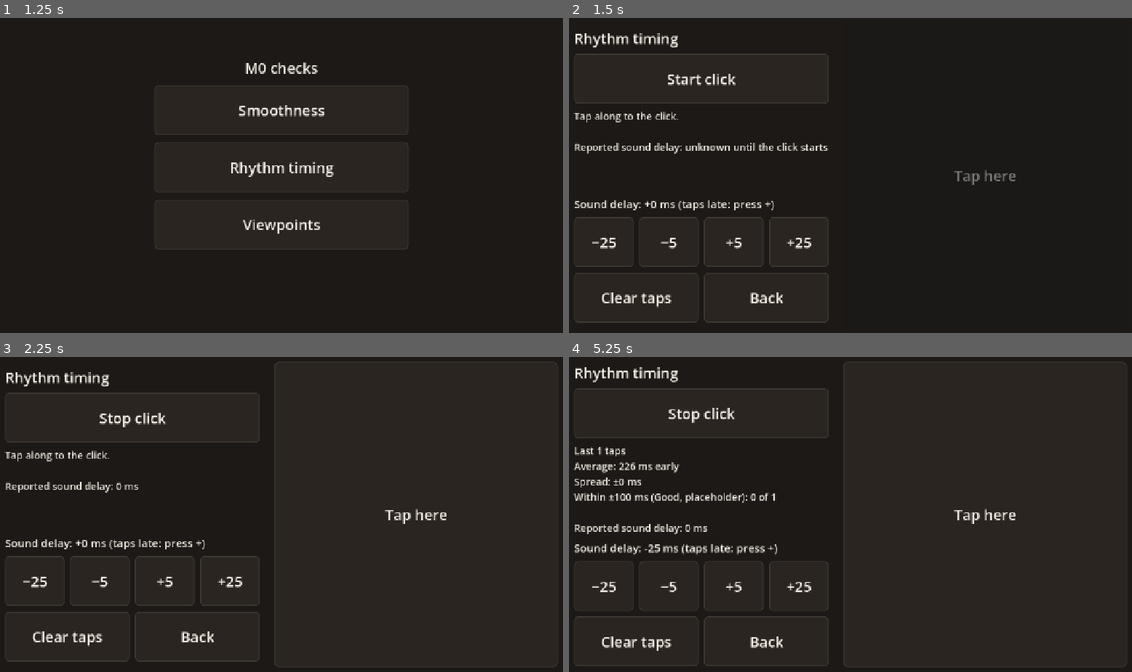
Above: before the commit, frames 1-4 (two rows, left to right).
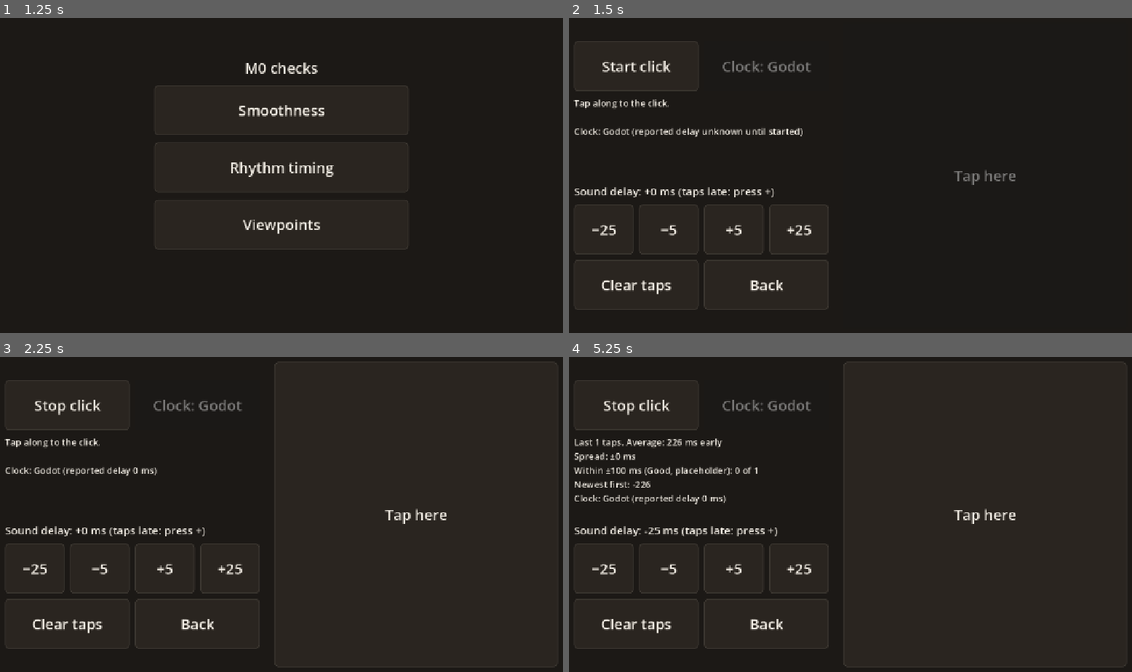
Above: after the commit, the same moments.

Repository: dsickles/Threshold
Game: Godot game, scene res://scenes/ui/m0_menu.tscn
The game is run twice, just before and just after one commit, with the same random seed, the same clock (stepped at 60 frames per second) and the same inputs. Sound files missing from this copy of the repository are replaced by a short silence.
Inputs:
- Up to frame 1 (1.25 s): click "Tap to begin" at 0.5 s
- Up to frame 2 (1.5 s): click "Rhythm timing" at 1.25 s
- Up to frame 3 (2.25 s): click "Start click" at 2 s
- Up to frame 4 (5.25 s): click "Stop click" at 2.75 s; click "Start click" at 3.5 s; click "Tap here" at 4.25 s; click "−25" at 5 s

Frame 1 is identical in both runs. In frame 2, 5.1% of the frame differs, in the area x 0-47%, y 4-97%; in frame 3, 4.7%; in frame 4, 6.0%, in the area x 0-47%, y 3-99%.

Commit message:
Rhythm check: add browser audio clock mode and per-tap list to compare against Godot's clock (DAS-68)
On iPhone Safari the Godot-clock offset drifted while Dan tapped on the beat.
The browser mode schedules the click in its own Web Audio context and times
taps from the touch event against getOutputTimestamp().

Co-Authored-By: Claude Opus 5.5 <noreply@anthropic.com>

Diff:
--- a/game/scenes/ui/m0_rhythm_check.gd
+++ b/game/scenes/ui/m0_rhythm_check.gd
@@ -2,12 +2,17 @@
 ## M0 check 2 (DAS-68): tap along to a click track and see how early or late
 ## the taps land. Throwaway M0 scaffolding, not game code.
 ##
-## Tap time is read from the sound clock the same way the Partner will
-## (architecture 4.4): playback position + time since last mix - output latency.
-## The click file is exactly one beat long and loops, so a tap's offset is its
+## Two clocks, to compare on a phone:
+## - Godot: the Partner's planned method (architecture 4.4): playback position
+##   + time since last mix - output latency. Drifted on iPhone Safari.
+## - Browser (web only): the click is scheduled in the browser's own audio
+##   system, and a tap is timed from the touch itself against the browser's
+##   record of what the speaker is playing right now.
+## The click is exactly one beat long and loops, so a tap's offset is its
 ## distance to the nearest click.
 
 const RECENT_TAPS := 20
+const LISTED_TAPS := 10
 # Placeholder: the real Good window is decided when the Partner is built.
 const GOOD_WINDOW_MS := 100.0
 const FINE_STEP_MS := 5.0
@@ -16,8 +21,66 @@
 # value works; past half a beat it would only repeat the other side.
 const DELAY_LIMIT_MS := 300.0
 
+# Runs once in the page. Keeps its own AudioContext, separate from Godot's.
+const BROWSER_CLOCK_JS := """
+window.m0Click = window.m0Click || (function () {
+	var ctx = new (window.AudioContext || window.webkitAudioContext)();
+	var buf = null, src = null, t0 = 0, lastTouch = -1, method = '';
+	// Browsers only allow sound to start inside a real touch handler, and
+	// Godot handles input a frame later, so unlock and timestamp here.
+	function onTouch(e) {
+		if (e.type === 'pointerdown') { lastTouch = e.timeStamp; }
+		if (ctx.state !== 'running') { ctx.resume(); }
+	}
+	['pointerdown', 'touchend', 'click'].forEach(function (type) {
+		window.addEventListener(type, onTouch, true);
+	});
+	return {
+		load: function (b64, rate) {
+			var bytes = atob(b64), n = bytes.length / 2;
+			buf = ctx.createBuffer(1, n, rate);
+			var data = buf.getChannelData(0);
+			for (var i = 0; i < n; i++) {
+				var v = bytes.charCodeAt(2 * i) | (bytes.charCodeAt(2 * i + 1) << 8);
+				data[i] = (v >= 32768 ? v - 65536 : v) / 32768;
+			}
+		},
+		start: function () {
+			this.stop();
+			src = ctx.createBufferSource();
+			src.buffer = buf;
+			src.loop = true;
+			src.connect(ctx.destination);
+			t0 = ctx.currentTime + 0.1;
+			src.start(t0);
+		},
+		stop: function () {
+			if (src) { src.stop(); src.disconnect(); src = null; }
+		},
+		// Seconds from the first click to the moment the tap was heard.
+		lastTapTime: function () {
+			var touch = lastTouch >= 0 ? lastTouch : performance.now();
+			if (ctx.getOutputTimestamp) {
+				var ts = ctx.getOutputTimestamp();
+				if (ts.contextTime > 0) {
+					method = 'output timestamp';
+					return ts.contextTime + (touch - ts.performanceTime) / 1000 - t0;
+				}
+			}
+			method = 'current time';
+			var latency = ctx.outputLatency || ctx.baseLatency || 0;
+			return ctx.currentTime - (performance.now() - touch) / 1000 - latency - t0;
+		},
+		method: function () { return method; }
+	};
+})();
+"""
+
 var _beat_seconds: float
-var _output_latency_seconds := -1.0  # Unknown until the click first starts.
+var _browser_available := OS.has_feature("web")
+var _use_browser_clock := _browser_available
+var _running := false
+var _output_latency_seconds := -1.0  # Godot clock; unknown until it starts.
 var _delay_ms := 0.0
 # Offsets in seconds before the delay adjustment, so changing the adjustment
 # re-scores taps already made.
@@ -25,17 +88,25 @@
 
 @onready var _player: AudioStreamPlayer = %ClickPlayer
 @onready var _start_button: Button = %StartButton
+@onready var _clock_button: Button = %ClockButton
 @onready var _tap_pad: Button = %TapPad
 @onready var _results: Label = %Results
 @onready var _delay_value: Label = %DelayValue
 
 
 func _ready() -> void:
-	# Stream playback runs through Godot's mixer, which the sound-clock reading
+	# Stream playback runs through Godot's mixer, which the Godot clock reading
 	# depends on. The web default (samples) bypasses it.
 	_player.playback_type = AudioServer.PLAYBACK_TYPE_STREAM
-	_beat_seconds = _player.stream.get_length()
+	var click: AudioStreamWAV = _player.stream
+	_beat_seconds = click.get_length()
+	if _browser_available:
+		JavaScriptBridge.eval(BROWSER_CLOCK_JS, true)
+		JavaScriptBridge.eval("window.m0Click.load('%s', %d)"
+				% [Marshalls.raw_to_base64(click.data), click.mix_rate], true)
+	_clock_button.disabled = not _browser_available
 	_start_button.pressed.connect(_on_start_pressed)
+	_clock_button.pressed.connect(_on_clock_pressed)
 	_tap_pad.button_down.connect(_on_tap)
 	%DelayDownCoarseButton.pressed.connect(_change_delay.bind(-COARSE_STEP_MS))
 	%DelayDownButton.pressed.connect(_change_delay.bind(-FINE_STEP_MS))
@@ -43,29 +114,52 @@
 	%DelayUpCoarseButton.pressed.connect(_change_delay.bind(COARSE_STEP_MS))
 	%ClearButton.pressed.connect(_on_clear_pressed)
 	%BackButton.pressed.connect(queue_free)
-	_tap_pad.disabled = true
-	_refresh()
+	_set_running(false)
+
+
+func _exit_tree() -> void:
+	_set_running(false)
 
 
 func _on_start_pressed() -> void:
-	if _player.playing:
+	_set_running(not _running)
+
+
+func _on_clock_pressed() -> void:
+	_set_running(false)
+	_use_browser_clock = not _use_browser_clock
+	_raw_offsets.clear()
+	_refresh()
+
+
+func _set_running(running: bool) -> void:
+	if running:
+		if _use_browser_clock:
+			JavaScriptBridge.eval("window.m0Click.start()", true)
+		else:
+			# Read once: it can be slow, and it doesn't change while playing.
+			_output_latency_seconds = AudioServer.get_output_latency()
+			_player.play()
+	else:
 		_player.stop()
-		_start_button.text = "Start click"
-		_tap_pad.disabled = true
+		if _browser_available:
+			JavaScriptBridge.eval("window.m0Click.stop()", true)
+	_running = running
+	_start_button.text = "Stop click" if running else "Start click"
+	_clock_button.text = "Clock: browser" if _use_browser_clock else "Clock: Godot"
+	_tap_pad.disabled = not running
+	_refresh()
+
+
+func _on_tap() -> void:
+	if not _running:
 		return
-	# Read once: it can be slow, and it doesn't change while playing.
-	_output_latency_seconds = AudioServer.get_output_latency()
-	_player.play()
-	_start_button.text = "Stop click"
-	_tap_pad.disabled = false
-	_refresh()
-
-
-func _on_tap() -> void:
-	if not _player.playing:
-		return
-	var heard := _player.get_playback_position() \
-			+ AudioServer.get_time_since_last_mix() - _output_latency_seconds
+	var heard: float
+	if _use_browser_clock:
+		heard = JavaScriptBridge.eval("window.m0Click.lastTapTime()", true)
+	else:
+		heard = _player.get_playback_position() \
+				+ AudioServer.get_time_since_last_mix() - _output_latency_seconds
 	_raw_offsets.append(_wrap_to_beat(heard))
 	if _raw_offsets.size() > RECENT_TAPS:
 		_raw_offsets.pop_front()
@@ -90,13 +184,19 @@
 	return offset
 
 
+func _clock_text() -> String:
+	if _use_browser_clock:
+		var method: String = JavaScriptBridge.eval("window.m0Click.method()", true)
+		return "Clock: browser (%s)" % (method if method != "" else "no taps yet")
+	if _output_latency_seconds < 0.0:
+		return "Clock: Godot (reported delay unknown until started)"
+	return "Clock: Godot (reported delay %d ms)" % roundi(_output_latency_seconds * 1000.0)
+
+
 func _refresh() -> void:
 	_delay_value.text = "Sound delay: %+d ms (taps late: press +)" % roundi(_delay_ms)
-	var latency_text := "Reported sound delay: unknown until the click starts"
-	if _output_latency_seconds >= 0.0:
-		latency_text = "Reported sound delay: %d ms" % roundi(_output_latency_seconds * 1000.0)
 	if _raw_offsets.is_empty():
-		_results.text = "Tap along to the click.\n\n%s" % latency_text
+		_results.text = "Tap along to the click.\n\n%s" % _clock_text()
 		return
 
 	var offsets_ms: Array[float] = []
@@ -115,13 +215,16 @@
 			good += 1
 	var spread := sqrt(variance / count)
 
+	var newest := PackedStringArray()
+	for i in range(count - 1, maxi(count - LISTED_TAPS, 0) - 1, -1):
+		newest.append("%+d" % roundi(offsets_ms[i]))
+
 	var lines := PackedStringArray([
-		"Last %d taps" % count,
-		"Average: %s" % _describe(mean),
+		"Last %d taps. Average: %s" % [count, _describe(mean)],
 		"Spread: ±%d ms" % roundi(spread),
 		"Within ±%d ms (Good, placeholder): %d of %d" % [roundi(GOOD_WINDOW_MS), good, count],
-		"",
-		latency_text,
+		"Newest first: %s" % " ".join(newest),
+		_clock_text(),
 	])
 	_results.text = "\n".join(lines)
 
--- a/game/scenes/ui/m0_rhythm_check.tscn
+++ b/game/scenes/ui/m0_rhythm_check.tscn
@@ -47,21 +47,29 @@
 alignment = 1
 theme_override_constants/separation = 12
 
-[node name="Title" type="Label" parent="Margin/Columns/Controls"]
+[node name="TopRow" type="HBoxContainer" parent="Margin/Columns/Controls"]
 layout_mode = 2
-text = "Rhythm timing"
+theme_override_constants/separation = 12
 
-[node name="StartButton" type="Button" parent="Margin/Columns/Controls"]
+[node name="StartButton" type="Button" parent="Margin/Columns/Controls/TopRow"]
 unique_name_in_owner = true
 custom_minimum_size = Vector2(0, 110)
 layout_mode = 2
+size_flags_horizontal = 3
 text = "Start click"
+
+[node name="ClockButton" type="Button" parent="Margin/Columns/Controls/TopRow"]
+unique_name_in_owner = true
+custom_minimum_size = Vector2(0, 110)
+layout_mode = 2
+size_flags_horizontal = 3
+text = "Clock: browser"
 
 [node name="Results" type="Label" parent="Margin/Columns/Controls"]
 unique_name_in_owner = true
 custom_minimum_size = Vector2(0, 180)
 layout_mode = 2
-theme_override_font_sizes/font_size = 22
+theme_override_font_sizes/font_size = 20
 autowrap_mode = 3
 
 [node name="DelayValue" type="Label" parent="Margin/Columns/Controls"]
